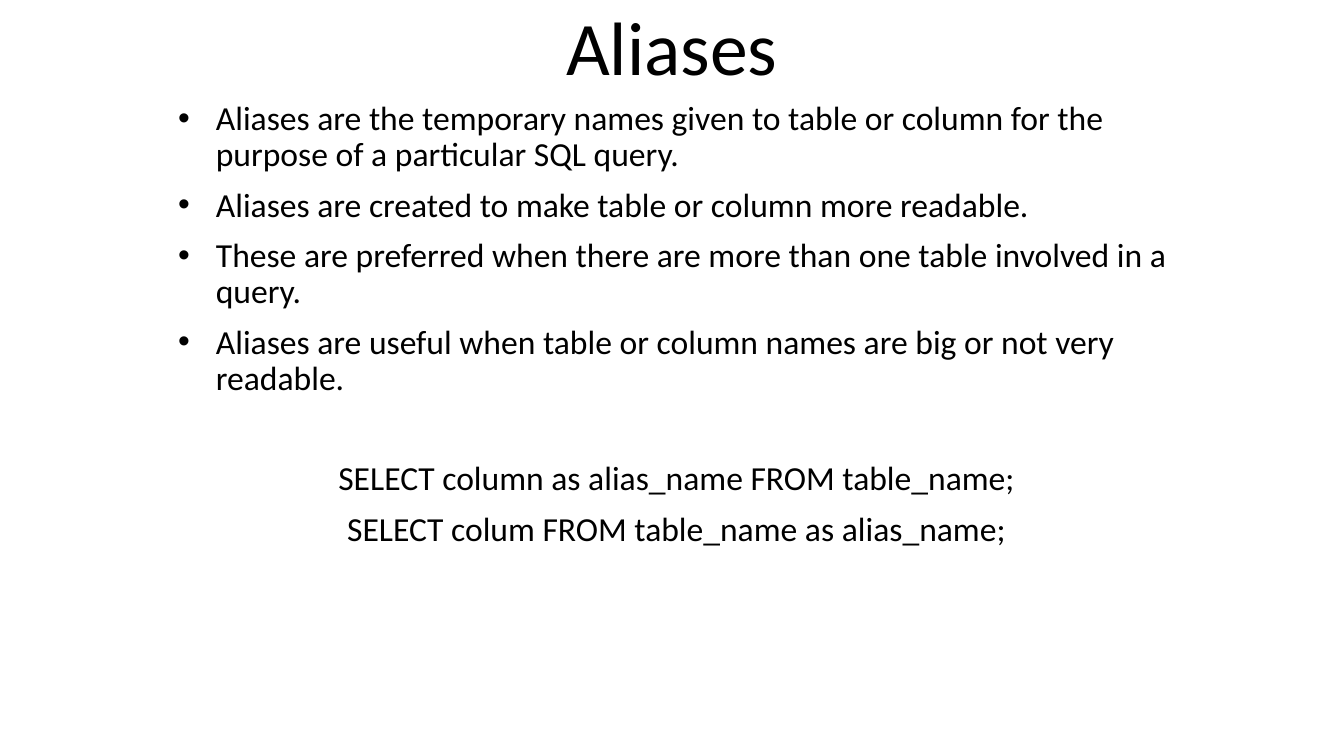
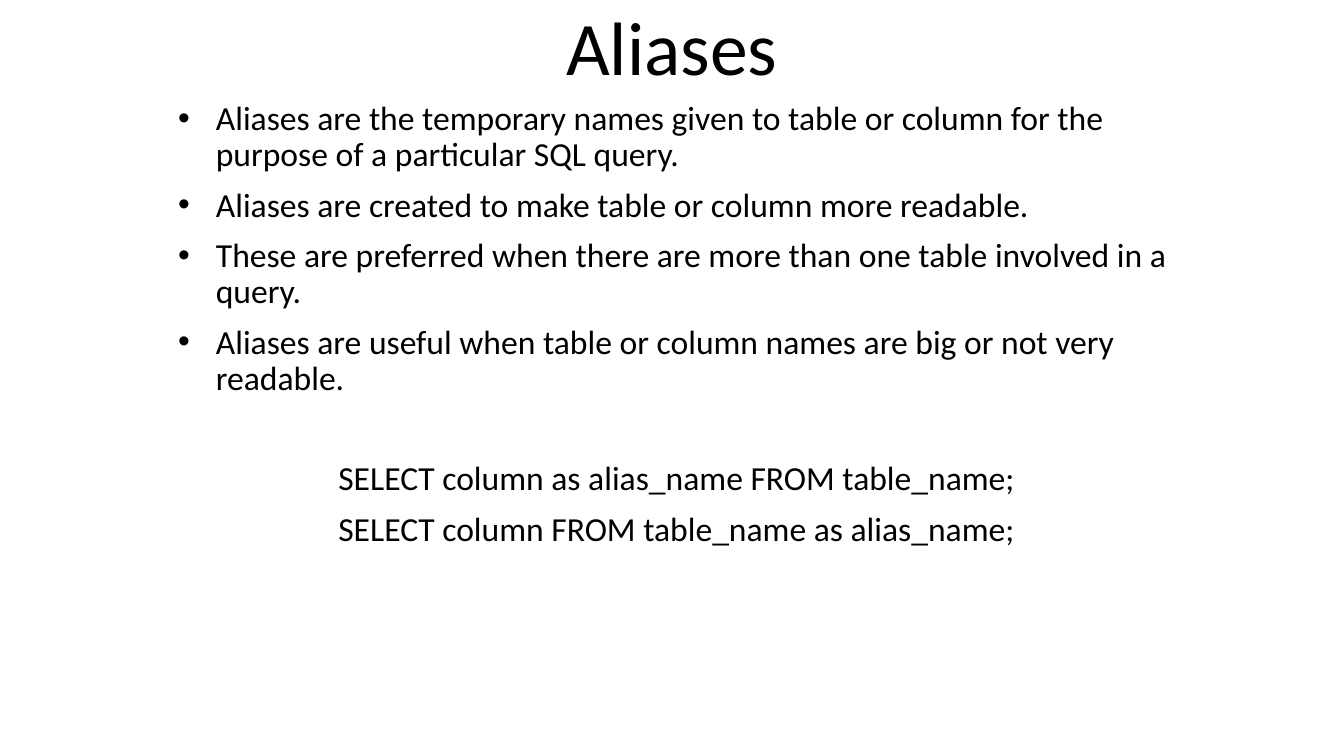
Before and after one commit to KaustubhSathe/sql-challenges, a slide deck: slide 9 of 2. SQL Refresher/SQL-Refresher.pptm. Drawn at 1344x756 pixels with LibreOffice and Linux fonts; fonts in the diff are those of the drawing. Boxes give left, top, right and bottom in pixels: in the first picture for what was removed or moved away, otherwise in the second. Text is boxed around its words. In the diff, an @@ line names an element or a change of style, - is before the commit and + after.

```diff
--- a/2. SQL Refresher/SQL-Refresher.pptm
+++ b/2. SQL Refresher/SQL-Refresher.pptm
@@ subtitle at [338, 517, 1015, 546]: text changed @@
-SELECT colum FROM table_name as alias_name;
+SELECT column FROM table_name as alias_name;
```
Also in this commit, not shown: 2 other slides changed, 4 other files.
